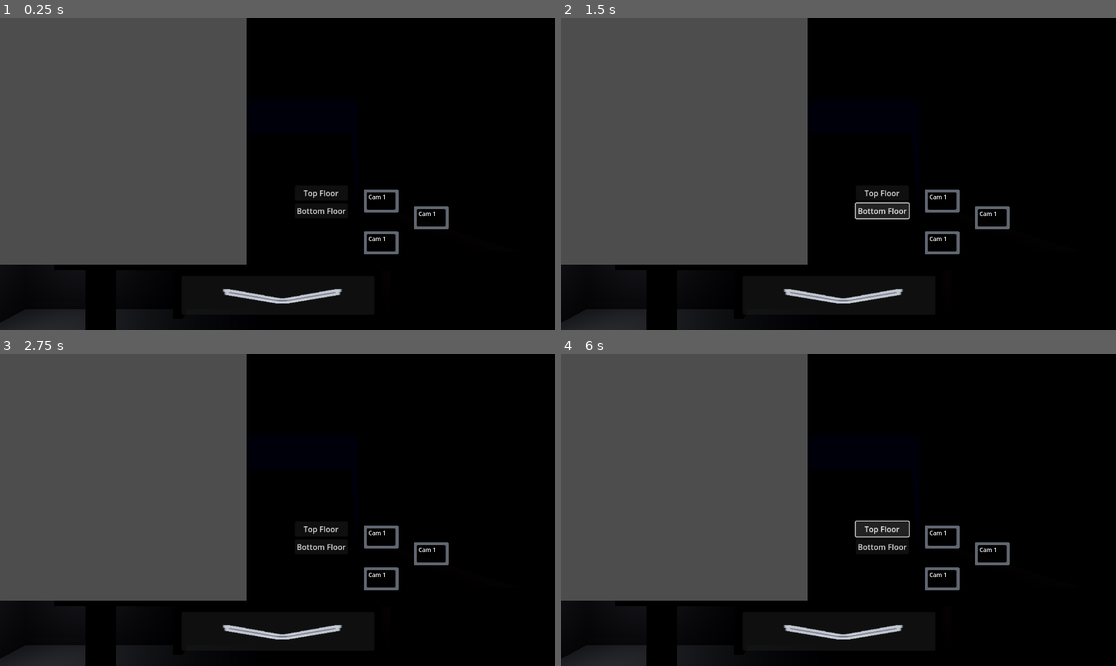
Above: before the commit, frames 1-4 (two rows, left to right).
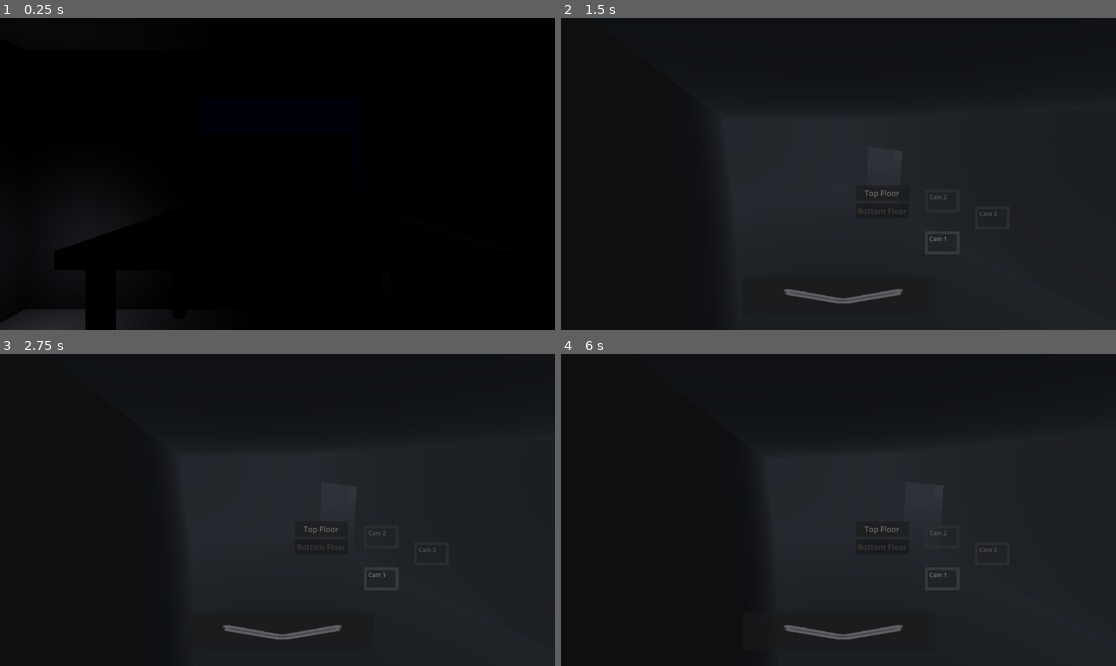
Above: after the commit, the same moments.

Repository: ConnerF6/capstone-2026-Conner-Thalassic_Depths
Game: Godot game, scene res://Scenes/Game.tscn
Same seed, same stepped clock (60 frames per second), same inputs: the game is played once before the commit and once after it. This scene is started directly instead of the project's main scene.
Inputs (mouse positions are in pixels of both pictures, inside the frame that each line leads up to):
- Up to frame 1 (0.25 s): no input
- Up to frame 2 (1.5 s): click (882, 192) at 0.5 s, where only the run before the commit has a clickable "Top Floor"; click "Bottom Floor" at 1.25 s
- Up to frame 3 (2.75 s): click "Cam 1" at 2 s
- Up to frame 4 (6 s): click "Cam 1" at 2.75 s; click "Cam 1" (after the commit: "Cam 2") at 3.5 s; click "Cam 1" at 4.25 s; click "Cam 1" (after the commit: "Cam 3") at 5 s; click "Top Floor" at 5.75 s

The runs differ from the first frame. In frame 1, 36% of the frame differs, in the area x 0-81%, y 0-92%; in frame 2, 78%, in the area x 0-100%, y 0-100%; in frame 3, 78%; in frame 4, 78%.

Commit message:
Camera work

Diff:
--- /dev/null
+++ b/thalassic-depths/Scenes/CameraUI.gd
@@ -0,0 +1,83 @@
+extends Control
+
+signal closed
+
+@onready var top_btn: Button = $FloorButtons/TopFloorButton
+@onready var bottom_btn: Button = $FloorButtons/BottomFloorButton
+@onready var exit_hint = $ExitHelper
+@onready var cam_buttons: Array = []
+
+var camera_system: Node = null
+var active_camera: Node = null
+var current_floor: String = "top"
+var my_id: int = 0
+
+func setup(cs: Node, player_id: int):
+	# Fetch buttons manually instead of @onready
+	cam_buttons = [
+		$CameraList/CamBtn1,
+		$CameraList/CamBtn2,
+		$CameraList/CamBtn3,
+	]
+	print("Cam buttons: ", cam_buttons)
+	camera_system = cs
+	my_id = player_id
+	camera_system.camera_changed.connect(_on_camera_changed)
+	for i in cam_buttons.size():
+		var idx = i
+		cam_buttons[i].pressed.connect(func(): _select_camera_by_index(idx))
+	_switch_floor("top")
+
+func _select_camera_by_index(index: int):
+	var cameras = camera_system.get_cameras(current_floor)
+	if index >= cameras.size():
+		return
+	_select_camera(cameras[index])
+
+func _select_camera(cam: Node):
+	print("Selecting camera: ", cam.cam_label, " at position: ", cam.global_position)
+	if active_camera:
+		active_camera.deactivate()
+	active_camera = cam
+	active_camera.activate()
+	camera_system.set_player_viewing.rpc(my_id, cam.cam_label)
+	_update_button_indicators()
+
+func _switch_floor(new_floor: String):
+	current_floor = new_floor
+	top_btn.modulate = Color.WHITE if new_floor == "top" else Color(0.5, 0.5, 0.5)
+	bottom_btn.modulate = Color.WHITE if new_floor == "bottom" else Color(0.5, 0.5, 0.5)
+	if active_camera:
+		active_camera.deactivate()
+		active_camera = null
+	_update_button_indicators()
+
+func _on_camera_changed(_player_id: int, _cam_label: String):
+	_update_button_indicators()
+
+func _update_button_indicators():
+	var cameras = camera_system.get_cameras(current_floor)
+	var other_cam = camera_system.get_other_player_camera(my_id)
+	for i in cam_buttons.size():
+		var btn = cam_buttons[i]
+		if i >= cameras.size():
+			btn.modulate = Color(0.3, 0.3, 0.3)
+			continue
+		var cam = cameras[i]
+		if other_cam == cam.cam_label:
+			btn.modulate = Color(0.4, 0.8, 1.0)
+		elif active_camera == cam:
+			btn.modulate = Color.WHITE
+		else:
+			btn.modulate = Color(0.7, 0.7, 0.7)
+
+func _on_top_floor_button_pressed():
+	_switch_floor("top")
+
+func _on_bottom_floor_button_pressed():
+	_switch_floor("bottom")
+
+func _on_exit_helper_mouse_entered():
+	if active_camera:
+		active_camera.deactivate()
+	closed.emit()
--- /dev/null
+++ b/thalassic-depths/Scenes/CameraUI.tscn
@@ -0,0 +1,120 @@
+[gd_scene load_steps=4 format=3 uid="uid://dk6h4elnlteha"]
+
+[ext_resource type="Script" uid="uid://bq42lye348l3u" path="res://Scenes/CameraUI.gd" id="1_3xbnt"]
+[ext_resource type="Texture2D" uid="uid://8w6vmviejqmw" path="res://2DArt/CameraOutline (1).png" id="1_sbc1y"]
+[ext_resource type="Texture2D" uid="uid://crcdof66j6q3g" path="res://2DArt/ExitArrow.png" id="2_3xbnt"]
+
+[node name="CameraUi" type="CanvasLayer"]
+
+[node name="CameraOverlay" type="Control" parent="."]
+layout_mode = 3
+anchors_preset = 0
+offset_right = 40.0
+offset_bottom = 40.0
+script = ExtResource("1_3xbnt")
+
+[node name="FloorButtons" type="Control" parent="CameraOverlay"]
+layout_mode = 3
+anchors_preset = 0
+offset_right = 40.0
+offset_bottom = 40.0
+
+[node name="TopFloorButton" type="Button" parent="CameraOverlay/FloorButtons"]
+layout_mode = 0
+offset_left = 612.0
+offset_top = 348.0
+offset_right = 722.0
+offset_bottom = 379.0
+text = "Top Floor
+"
+
+[node name="BottomFloorButton" type="Button" parent="CameraOverlay/FloorButtons"]
+layout_mode = 0
+offset_left = 612.0
+offset_top = 385.0
+offset_right = 722.0
+offset_bottom = 416.0
+text = "Bottom Floor
+"
+
+[node name="CameraList" type="Control" parent="CameraOverlay"]
+anchors_preset = 0
+offset_right = 40.0
+offset_bottom = 40.0
+
+[node name="CamBtn1" type="TextureButton" parent="CameraOverlay/CameraList"]
+layout_mode = 0
+offset_left = 755.0
+offset_top = 443.0
+offset_right = 851.0
+offset_bottom = 507.0
+scale = Vector2(0.75, 0.75)
+texture_normal = ExtResource("1_sbc1y")
+stretch_mode = 0
+
+[node name="Label" type="Label" parent="CameraOverlay/CameraList/CamBtn1"]
+layout_mode = 0
+offset_left = 13.3333
+offset_top = 9.33333
+offset_right = 62.3333
+offset_bottom = 32.3333
+text = "Cam 1"
+
+[node name="CamBtn2" type="TextureButton" parent="CameraOverlay/CameraList"]
+layout_mode = 0
+offset_left = 755.0
+offset_top = 356.0
+offset_right = 851.0
+offset_bottom = 420.0
+scale = Vector2(0.75, 0.75)
+texture_normal = ExtResource("1_sbc1y")
+stretch_mode = 0
+
+[node name="Label" type="Label" parent="CameraOverlay/CameraList/CamBtn2"]
+layout_mode = 0
+offset_left = 13.3333
+offset_top = 9.33333
+offset_right = 62.3333
+offset_bottom = 32.3333
+text = "Cam 2"
+
+[node name="CamBtn3" type="TextureButton" parent="CameraOverlay/CameraList"]
+layout_mode = 0
+offset_left = 859.0
+offset_top = 391.0
+offset_right = 955.0
+offset_bottom = 455.0
+scale = Vector2(0.75, 0.75)
+texture_normal = ExtResource("1_sbc1y")
+stretch_mode = 0
+
+[node name="Label" type="Label" parent="CameraOverlay/CameraList/CamBtn3"]
+layout_mode = 0
+offset_left = 13.3333
+offset_top = 9.33333
+offset_right = 62.3333
+offset_bottom = 32.3333
+text = "Cam 3"
+
+[node name="ExitHelper" type="Panel" parent="CameraOverlay"]
+layout_mode = 0
+offset_left = 377.0
+offset_top = 536.0
+offset_right = 777.0
+offset_bottom = 616.0
+
+[node name="Sprite2D" type="Sprite2D" parent="CameraOverlay/ExitHelper"]
+position = Vector2(209, 41)
+scale = Vector2(3, 1)
+texture = ExtResource("2_3xbnt")
+
+[node name="BackdropPanel" type="Panel" parent="CameraOverlay"]
+layout_mode = 0
+offset_left = -11.0
+offset_top = -7.0
+offset_right = 1161.0
+offset_bottom = 652.0
+
+[connection signal="pressed" from="CameraOverlay/FloorButtons/TopFloorButton" to="CameraOverlay" method="_on_top_floor_button_pressed"]
+[connection signal="pressed" from="CameraOverlay/FloorButtons/BottomFloorButton" to="CameraOverlay" method="_on_bottom_floor_button_pressed"]
+[connection signal="mouse_entered" from="CameraOverlay/ExitHelper" to="CameraOverlay" method="_on_exit_helper_mouse_entered"]
--- a/thalassic-depths/Scenes/Game.tscn
+++ b/thalassic-depths/Scenes/Game.tscn
@@ -6,7 +6,7 @@
 [ext_resource type="PackedScene" uid="uid://6daytslol0xw" path="res://Scenes/Objects/Camera.glb" id="4_kldst"]
 [ext_resource type="Script" uid="uid://bg5oviemm882a" path="res://Scripts/door.gd" id="5_b2bpf"]
 [ext_resource type="Script" uid="uid://dqrx7tyk7g7hg" path="res://Scripts/button.gd" id="6_7lihs"]
-[ext_resource type="Script" uid="uid://t1mpmtwrh7b7" path="res://Scenes/camera_system.gd" id="7_2irst"]
+[ext_resource type="Script" uid="uid://t1mpmtwrh7b7" path="res://Scripts/camera_system.gd" id="7_2irst"]
 [ext_resource type="PackedScene" uid="uid://cuqw5hmkc6dij" path="res://Scenes/security_camera.tscn" id="7_fgofq"]
 
 [sub_resource type="Environment" id="Environment_gl6un"]
@@ -22,6 +22,9 @@
 fog_depth_begin = 5.0
 fog_depth_end = 30.0
 
+[sub_resource type="BoxShape3D" id="BoxShape3D_2irst"]
+size = Vector3(5, 16, 28)
+
 [sub_resource type="BoxMesh" id="BoxMesh_kldst"]
 
 [sub_resource type="BoxMesh" id="BoxMesh_b2bpf"]
@@ -117,6 +120,12 @@
 [node name="Camera" parent="Player1Office" instance=ExtResource("4_kldst")]
 transform = Transform3D(1.19249e-09, 0, -0.1, 0, 0.1, 0, 0.1, 0, 1.19249e-09, -2.30721, -0.00380313, -7.51449)
 
+[node name="Area3D" type="Area3D" parent="Player1Office/Camera" groups=["monitor"]]
+
+[node name="CollisionShape3D" type="CollisionShape3D" parent="Player1Office/Camera/Area3D"]
+transform = Transform3D(1, 0, 2.66454e-15, 0, 1, 0, -2.66454e-15, 0, 1, -14.8158, 31.0679, -22.4562)
+shape = SubResource("BoxShape3D_2irst")
+
 [node name="Player2Office" type="Node3D" parent="."]
 transform = Transform3D(1, 0, 0, 0, 1, 0, 0, 0, 1, 0.134853, 0, 47.3015)
 
@@ -190,6 +199,12 @@
 
 [node name="Camera" parent="Player2Office" instance=ExtResource("4_kldst")]
 transform = Transform3D(-4.37114e-09, 0, 0.1, 0, 0.1, 0, -0.1, 0, -4.37114e-09, 2.45719, -0.00380313, -2.26488)
+
+[node name="Area3D" type="Area3D" parent="Player2Office/Camera" groups=["monitor"]]
+
+[node name="CollisionShape3D" type="CollisionShape3D" parent="Player2Office/Camera/Area3D"]
+transform = Transform3D(1, 0, 2.66454e-15, 0, 1, 0, -2.66454e-15, 0, 1, -14.8158, 31.0679, -22.4562)
+shape = SubResource("BoxShape3D_2irst")
 
 [node name="DoorSystem" type="Node3D" parent="Player2Office"]
 
@@ -217,7 +232,7 @@
 transform = Transform3D(1, 0, 0, 0, 1, 0, 0, 0, 1, 60.1148, 5.72582, -6.42959)
 shape = SubResource("BoxShape3D_fgofq")
 
-[node name="CameraSystem" type="Node3D" parent="."]
+[node name="CameraSystem" type="Node3D" parent="." groups=["camera_system"]]
 script = ExtResource("7_2irst")
 
 [node name="TopFloor" type="Node3D" parent="CameraSystem"]
@@ -227,14 +242,20 @@
 
 [node name="Cam2" parent="CameraSystem/TopFloor" instance=ExtResource("7_fgofq")]
 transform = Transform3D(0.761027, 0.160891, -0.628452, -0.0285284, 0.97612, 0.215352, 0.648092, -0.14596, 0.747444, 16.5444, 5.52706, 8.18852)
+cam_label = "CAM 2"
 
 [node name="Cam3" parent="CameraSystem/TopFloor" instance=ExtResource("7_fgofq")]
 transform = Transform3D(-0.549575, -0.195273, 0.812303, -0.0285284, 0.976119, 0.215352, -0.834957, 0.0951784, -0.542022, 13.129, 5.52706, 1.05195)
+cam_label = "CAM 3"
 
 [node name="BottomFloor" type="Node3D" parent="CameraSystem"]
 
 [node name="Cam1" parent="CameraSystem/BottomFloor" instance=ExtResource("7_fgofq")]
 transform = Transform3D(-0.915806, -0.306323, -0.259745, 0.0492067, 0.556286, -0.829533, 0.398597, -0.772472, -0.494377, 7.67376, -12.6872, -9.32033)
+cam_label = "CAM 4"
+floor_group = "bottom"
 
 [node name="Cam2" parent="CameraSystem/BottomFloor" instance=ExtResource("7_fgofq")]
 transform = Transform3D(-0.781892, -0.541261, 0.309323, 0.0487887, -0.547782, -0.835197, 0.621501, -0.637942, 0.454714, 16.5444, -12.688, 8.18852)
+cam_label = "CAM 5"
+floor_group = "bottom"
--- a/thalassic-depths/Scenes/Player.tscn
+++ b/thalassic-depths/Scenes/Player.tscn
@@ -1,8 +1,6 @@
-[gd_scene load_steps=4 format=3 uid="uid://ovs8hom5wfos"]
+[gd_scene load_steps=2 format=3 uid="uid://ovs8hom5wfos"]
 
 [ext_resource type="Script" uid="uid://dn7qrhsjjvsvi" path="res://Scripts/player.gd" id="1_rpqav"]
-[ext_resource type="Texture2D" uid="uid://8w6vmviejqmw" path="res://2DArt/CameraOutline (1).png" id="2_gntrk"]
-[ext_resource type="Texture2D" uid="uid://crcdof66j6q3g" path="res://2DArt/ExitArrow.png" id="3_dewec"]
 
 [node name="CharacterBody3D" type="CharacterBody3D"]
 script = ExtResource("1_rpqav")
@@ -11,117 +9,6 @@
 
 [node name="Camera3D" type="Camera3D" parent="CameraRig"]
 transform = Transform3D(1, 0, 0, 0, 1, 0, 0, 0, 1, 0, 2.83276, -5.13152)
-
-[node name="CameraUI" type="CanvasLayer" parent="CameraRig/Camera3D"]
-
-[node name="CameraOverlay" type="Control" parent="CameraRig/Camera3D/CameraUI"]
-layout_mode = 3
-anchors_preset = 0
-offset_right = 40.0
-offset_bottom = 40.0
-
-[node name="SubViewportContainer" type="SubViewportContainer" parent="CameraRig/Camera3D/CameraUI/CameraOverlay"]
-offset_right = 512.0
-offset_bottom = 512.0
-
-[node name="SubViewport" type="SubViewport" parent="CameraRig/Camera3D/CameraUI/CameraOverlay/SubViewportContainer"]
-handle_input_locally = false
-render_target_update_mode = 4
-
-[node name="FloorButtons" type="Control" parent="CameraRig/Camera3D/CameraUI/CameraOverlay"]
-layout_mode = 3
-anchors_preset = 0
-offset_right = 40.0
-offset_bottom = 40.0
-
-[node name="TopFloorButton" type="Button" parent="CameraRig/Camera3D/CameraUI/CameraOverlay/FloorButtons"]
-layout_mode = 0
-offset_left = 612.0
-offset_top = 348.0
-offset_right = 722.0
-offset_bottom = 379.0
-text = "Top Floor
-"
-
-[node name="BottomFloorButton" type="Button" parent="CameraRig/Camera3D/CameraUI/CameraOverlay/FloorButtons"]
-layout_mode = 0
-offset_left = 612.0
-offset_top = 385.0
-offset_right = 722.0
-offset_bottom = 416.0
-text = "Bottom Floor
-"
-
-[node name="CameraList" type="Control" parent="CameraRig/Camera3D/CameraUI/CameraOverlay"]
-anchors_preset = 0
-offset_right = 40.0
-offset_bottom = 40.0
-
-[node name="CamBtn1" type="TextureButton" parent="CameraRig/Camera3D/CameraUI/CameraOverlay/CameraList"]
-layout_mode = 0
-offset_left = 755.0
-offset_top = 443.0
-offset_right = 851.0
-offset_bottom = 507.0
-scale = Vector2(0.75, 0.75)
-texture_normal = ExtResource("2_gntrk")
-stretch_mode = 0
-
-[node name="Label" type="Label" parent="CameraRig/Camera3D/CameraUI/CameraOverlay/CameraList/CamBtn1"]
-layout_mode = 0
-offset_left = 13.3333
-offset_top = 9.33333
-offset_right = 62.3333
-offset_bottom = 32.3333
-text = "Cam 1"
-
-[node name="CamBtn2" type="TextureButton" parent="CameraRig/Camera3D/CameraUI/CameraOverlay/CameraList"]
-layout_mode = 0
-offset_left = 755.0
-offset_top = 356.0
-offset_right = 851.0
-offset_bottom = 420.0
-scale = Vector2(0.75, 0.75)
-texture_normal = ExtResource("2_gntrk")
-stretch_mode = 0
-
-[node name="Label" type="Label" parent="CameraRig/Camera3D/CameraUI/CameraOverlay/CameraList/CamBtn2"]
-layout_mode = 0
-offset_left = 13.3333
-offset_top = 9.33333
-offset_right = 62.3333
-offset_bottom = 32.3333
-text = "Cam 1"
-
-[node name="CamBtn3" type="TextureButton" parent="CameraRig/Camera3D/CameraUI/CameraOverlay/CameraList"]
-layout_mode = 0
-offset_left = 859.0
-offset_top = 391.0
-offset_right = 955.0
-offset_bottom = 455.0
-scale = Vector2(0.75, 0.75)
-texture_normal = ExtResource("2_gntrk")
-stretch_mode = 0
-
-[node name="Label" type="Label" parent="CameraRig/Camera3D/CameraUI/CameraOverlay/CameraList/CamBtn3"]
-layout_mode = 0
-offset_left = 13.3333
-offset_top = 9.33333
-offset_right = 62.3333
-offset_bottom = 32.3333
-text = "Cam 1"
-
-[node name="ExitHelper" type="Panel" parent="CameraRig/Camera3D/CameraUI/CameraOverlay"]
-layout_mode = 0
-offset_left = 377.0
-offset_top = 536.0
-offset_right = 777.0
-offset_bottom = 616.0
-
-[node name="Sprite2D" type="Sprite2D" parent="CameraRig/Camera3D/CameraUI/CameraOverlay/ExitHelper"]
-position = Vector2(209, 41)
-scale = Vector2(3, 1)
-texture = ExtResource("3_dewec")
 
 [node name="Flashlight" type="SpotLight3D" parent="CameraRig"]
 transform = Transform3D(-1.74846e-07, 0, -1, 0, 1, 0, 1, 0, -1.74846e-07, -2.92173, 1.66311, -5.1656)
--- a/thalassic-depths/Scenes/security_camera.tscn
+++ b/thalassic-depths/Scenes/security_camera.tscn
@@ -1,7 +1,7 @@
 [gd_scene load_steps=3 format=3 uid="uid://cuqw5hmkc6dij"]
 
 [ext_resource type="Environment" uid="uid://cuychhk4588si" path="res://Enviorments/NightVision.tres" id="1_ts7om"]
-[ext_resource type="Script" uid="uid://csx2ey3ybmlfl" path="res://Scenes/securitycamera.gd" id="1_w5ecb"]
+[ext_resource type="Script" uid="uid://csx2ey3ybmlfl" path="res://Scripts/securitycamera.gd" id="1_w5ecb"]
 
 [node name="SecurityCamera" type="Node3D"]
 script = ExtResource("1_w5ecb")
--- a/thalassic-depths/Scenes/title_screen.tscn
+++ b/thalassic-depths/Scenes/title_screen.tscn
@@ -134,6 +134,8 @@
 offset_bottom = 247.0
 theme_override_font_sizes/font_size = 60
 placeholder_text = "Enter 6-digit code"
+max_length = 6
+emoji_menu_enabled = false
 
 [node name="ConnectBtn" type="Button" parent="JoinMenu"]
 layout_mode = 0
--- a/thalassic-depths/Scenes/camera_system.gd
+++ b/thalassic-depths/Scripts/camera_system.gd
@@ -16,9 +16,17 @@
 	for cam in $BottomFloor.get_children():
 		bottom_cameras.append(cam)
 
-func get_cameras(floor: String) -> Array:
-	return top_cameras if floor == "top" else bottom_cameras
+func get_cameras(new_floor: String) -> Array:
+	var result = []
+	for cam in $TopFloor.get_children():
+		if cam.floor_group == new_floor:
+			result.append(cam)
+	for cam in $BottomFloor.get_children():
+		if cam.floor_group == new_floor:
+			result.append(cam)
+	return result
 
+@rpc("any_peer", "call_local", "reliable")
 func set_player_viewing(player_id: int, cam_label: String):
 	player_viewing[player_id] = cam_label
 	camera_changed.emit(player_id, cam_label)
--- a/thalassic-depths/Scripts/player.gd
+++ b/thalassic-depths/Scripts/player.gd
@@ -24,6 +24,11 @@
 var holding_right: bool = false
 var is_player_one: bool = false
 
+var camera_ui_canvas: CanvasLayer = null
+var camera_ui: Control = null
+var in_camera_system: bool = false
+const CAMERA_UI_SCENE = preload("res://Scenes/CameraUI.tscn")
+
 @onready var camera_rig: Node3D = $CameraRig
 @onready var flashlight: SpotLight3D = $CameraRig/Flashlight
 @onready var camera: Camera3D = $CameraRig/Camera3D
@@ -57,6 +62,7 @@
 
 	camera_rig.rotation_degrees.y = CAM_ANGLES[CamState.CENTER]
 	flashlight.visible = false
+	_setup_monitor_interaction()
 
 func _process(delta):
 	_handle_camera(delta)
@@ -125,18 +131,46 @@
 	tween.tween_property(camera, "rotation_degrees:y", target_angle, TWEEN_DURATION)
 	tween.tween_callback(func(): is_tweening = false)
 
+func _setup_monitor_interaction():
+	camera_ui_canvas = CAMERA_UI_SCENE.instantiate()
+	camera_ui = camera_ui_canvas.get_node("CameraOverlay")
+	add_child(camera_ui_canvas)
+	camera_ui_canvas.hide()
+
+	var camera_system = get_tree().get_nodes_in_group("camera_system")
+	if camera_system.is_empty():
+		push_error("CameraSystem node not found!")
+		return
+
+	camera_ui.setup(camera_system[0], multiplayer.get_unique_id())
+	camera_ui.closed.connect(_close_camera_system)
+
+func _open_camera_system():
+	if camera_ui_canvas == null:
+		push_error("camera_ui_canvas is null for player: " + str(multiplayer.get_unique_id()))
+		return
+	if camera_ui == null:
+		push_error("camera_ui is null for player: " + str(multiplayer.get_unique_id()))
+		return
+	in_camera_system = true
+	camera_ui_canvas.show()
+	var cams = camera_ui.camera_system.get_cameras("top")
+	if cams.size() > 0:
+		camera_ui._select_camera(cams[0])
+
+func _close_camera_system():
+	in_camera_system = false
+	camera_ui_canvas.hide()
+	if camera_ui.active_camera:
+		camera_ui.active_camera.deactivate()
+
 func _try_interact():
 	var space_state = get_world_3d().direct_space_state
 	var cam = $CameraRig/Camera3D
 	var mouse_pos = get_viewport().get_mouse_position()
 
-	# Use the camera's global transform directly
 	var ray_origin = cam.global_transform.origin
-	var ray_dir = cam.project_ray_normal(mouse_pos)
-	var ray_end = ray_origin + ray_dir * 20.0
-
-	print("Ray origin: ", ray_origin)
-	print("Ray end: ", ray_end)
+	var ray_end = ray_origin + cam.project_ray_normal(mouse_pos) * 20.0
 
 	var query = PhysicsRayQueryParameters3D.create(ray_origin, ray_end)
 	query.collision_mask = 1
@@ -144,27 +178,33 @@
 	query.collide_with_areas = true
 	var result = space_state.intersect_ray(query)
 
-	print("Ray result: ", result)
-
-	if result and result.collider.get_parent().has_method("activate"):
-		result.collider.get_parent().activate()
+	if result:
+		var parent = result.collider.get_parent()
+		if parent.has_method("activate"):
+			parent.activate()
+		elif result.collider.is_in_group("monitor"):
+			_open_camera_system()
 
 func _input(event):
 	if not (event is InputEventMouseButton):
 		return
+	if event.button_index != MOUSE_BUTTON_LEFT:
+		return
+	if is_player_one and not event.pressed:
+		if current_state == CamState.RIGHT:
+			flashlight.visible = false
+		return
 	if not event.pressed:
 		return
-	if event.button_index != MOUSE_BUTTON_LEFT:
-		return
-
-	# Player 1 — flashlight on right look, hold to shine
+	# Player 1
 	if is_player_one:
-		if event is InputEventMouseButton:
-			if event.button_index == MOUSE_BUTTON_LEFT:
-				if current_state == CamState.RIGHT:
-					flashlight.visible = event.pressed
-		return
-
-	# Player 2 — button interaction on left look
+		if current_state == CamState.RIGHT:
+			flashlight.visible = true
+		elif current_state == CamState.CENTER:
+			_try_interact()
+		return
+	# Player 2
 	if current_state == CamState.LEFT:
 		_try_interact()
+	elif current_state == CamState.CENTER:
+		_try_interact()
--- a/thalassic-depths/Scenes/securitycamera.gd
+++ b/thalassic-depths/Scripts/securitycamera.gd
@@ -1,10 +1,10 @@
 extends Node3D
 
 @export var cam_label: String = "CAM 1"
-@export var floor_group: String = "top"  # "top" or "bottom"
+@export var floor_group: String = "top"
 
-const PAN_ANGLE = 12.0   # degrees either side
-const PAN_DURATION = 5.5 # seconds per sweep
+const PAN_ANGLE = 12.0
+const PAN_DURATION = 5.5
 
 @onready var camera_rig: Node3D = $CameraRig
 @onready var cam: Camera3D = $CameraRig/Camera3D
@@ -13,17 +13,15 @@
 
 func _ready():
 	cam.current = false
-	_start_pan()
+	_pan_to(PAN_ANGLE)
 
-func activate(viewport: SubViewport):
-	# Reparent camera to the given viewport temporarily
+func activate():
+	print("Camera activated: ", cam_label)
 	cam.current = true
 
 func deactivate():
+	print("Camera deactivated: ", cam_label)
 	cam.current = false
-
-func _start_pan():
-	_pan_to(PAN_ANGLE)
 
 func _pan_to(target: float):
 	if pan_tween:
@@ -32,6 +30,5 @@
 	pan_tween.set_ease(Tween.EASE_IN_OUT)
 	pan_tween.set_trans(Tween.TRANS_SINE)
 	pan_tween.tween_property(camera_rig, "rotation_degrees:y", target, PAN_DURATION)
-	# Pause at edge then sweep back
 	pan_tween.tween_interval(0.8)
 	pan_tween.tween_callback(func(): _pan_to(-target))
--- a/thalassic-depths/project.godot
+++ b/thalassic-depths/project.godot
@@ -17,3 +17,8 @@
 [autoload]
 
 NetworkManager="*res://Scripts/NetworkManager.gd"
+
+[global_group]
+
+monitor=""
+camera_system=""
Not shown, added: thalassic-depths/Scenes/CameraUI.gd.uid
Not shown: 1 places in thalassic-depths/Scenes/Game.tscn that only renumber resources
Renamed: thalassic-depths/Scenes/camera_system.gd.uid -> thalassic-depths/Scripts/camera_system.gd.uid
Renamed: thalassic-depths/Scenes/securitycamera.gd.uid -> thalassic-depths/Scripts/securitycamera.gd.uid
